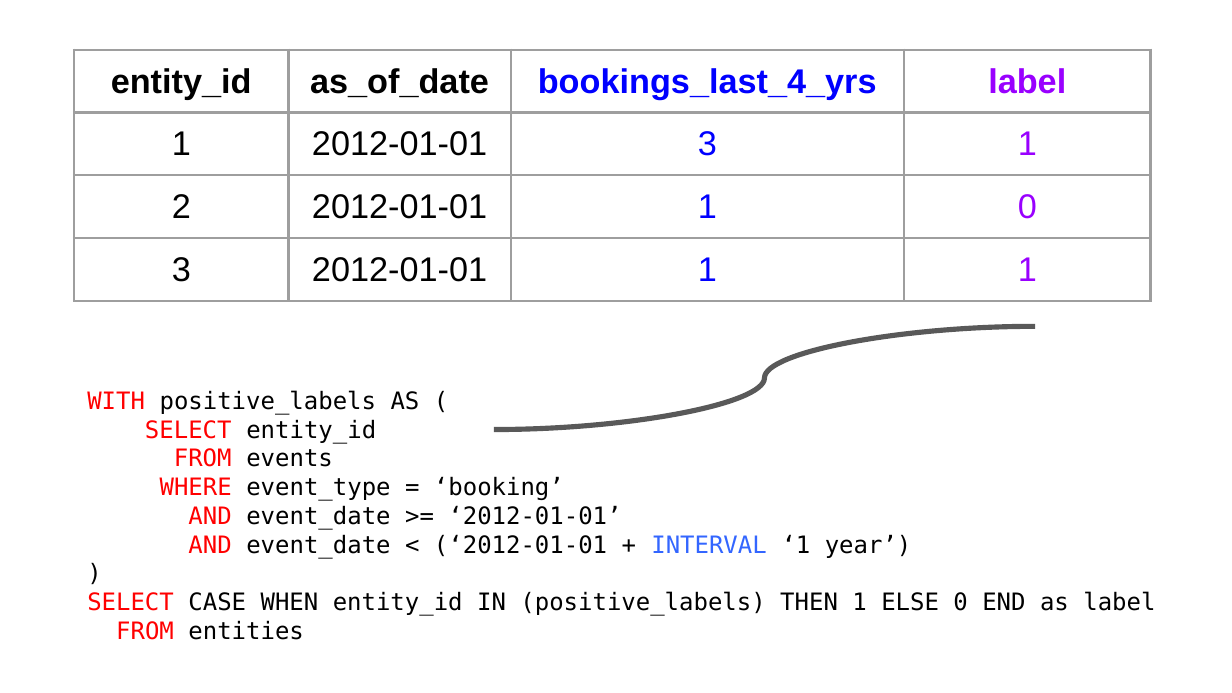
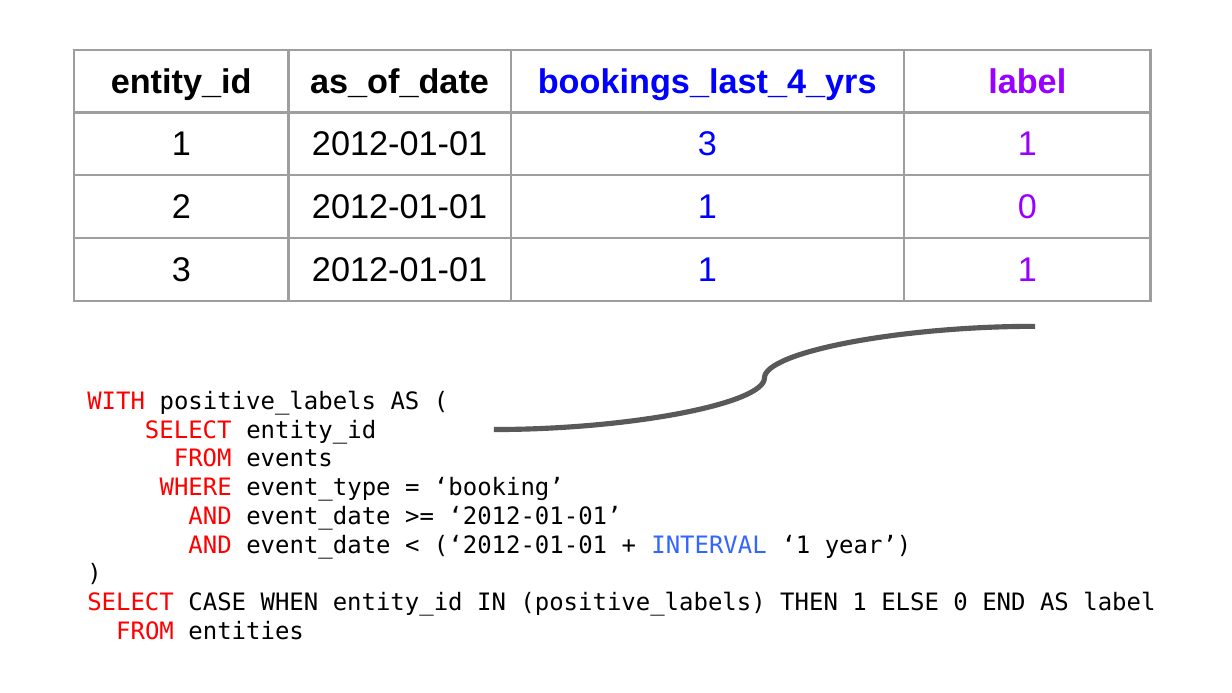
Before and after one commit to dssg/hitchhikers-guide, a slide deck: slide 10 of curriculum/3_modeling_and_machine_learning/temporal-cross-validation/temporal_cross_validation_slides.pptx. Drawn at 1232x693 pixels with LibreOffice and Linux fonts; fonts in the diff are those of the drawing. Boxes give left, top, right and bottom in pixels: in the first picture for what was removed or moved away, otherwise in the second. Text is boxed around its words. In the diff, an @@ line names an element or a change of style, - is before the commit and + after.

```diff
--- a/curriculum/3_modeling_and_machine_learning/temporal-cross-validation/temporal_cross_validation_slides.pptx
+++ b/curriculum/3_modeling_and_machine_learning/temporal-cross-validation/temporal_cross_validation_slides.pptx
@@ text at bbox=[87, 591, 1155, 616]: text changed @@
-SELECT CASE WHEN entity_id IN (positive_labels) THEN 1 ELSE 0 END as label
+SELECT CASE WHEN entity_id IN (positive_labels) THEN 1 ELSE 0 END AS label
```
Also in this commit, not shown: 1 other slide changed, 1 other file.
